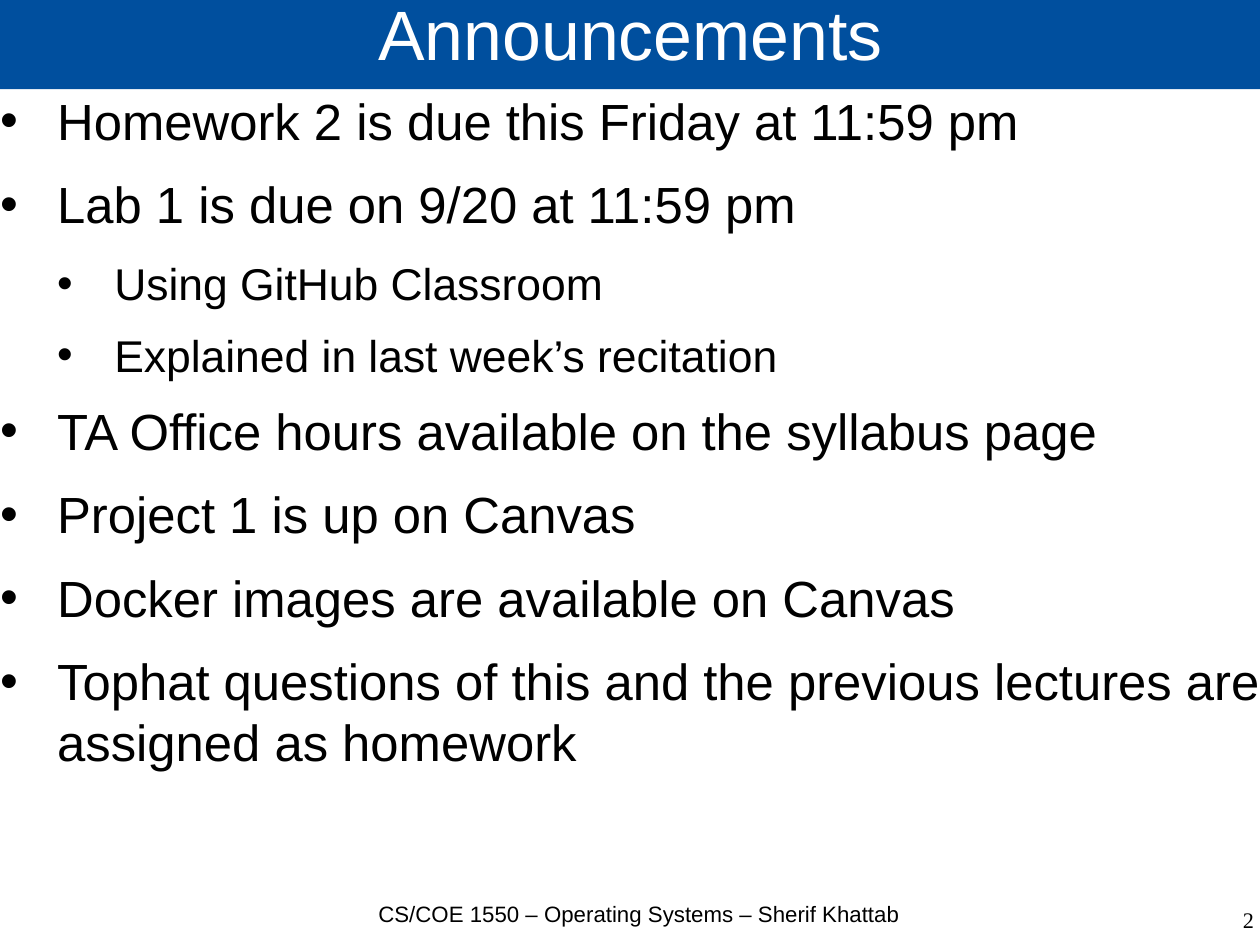
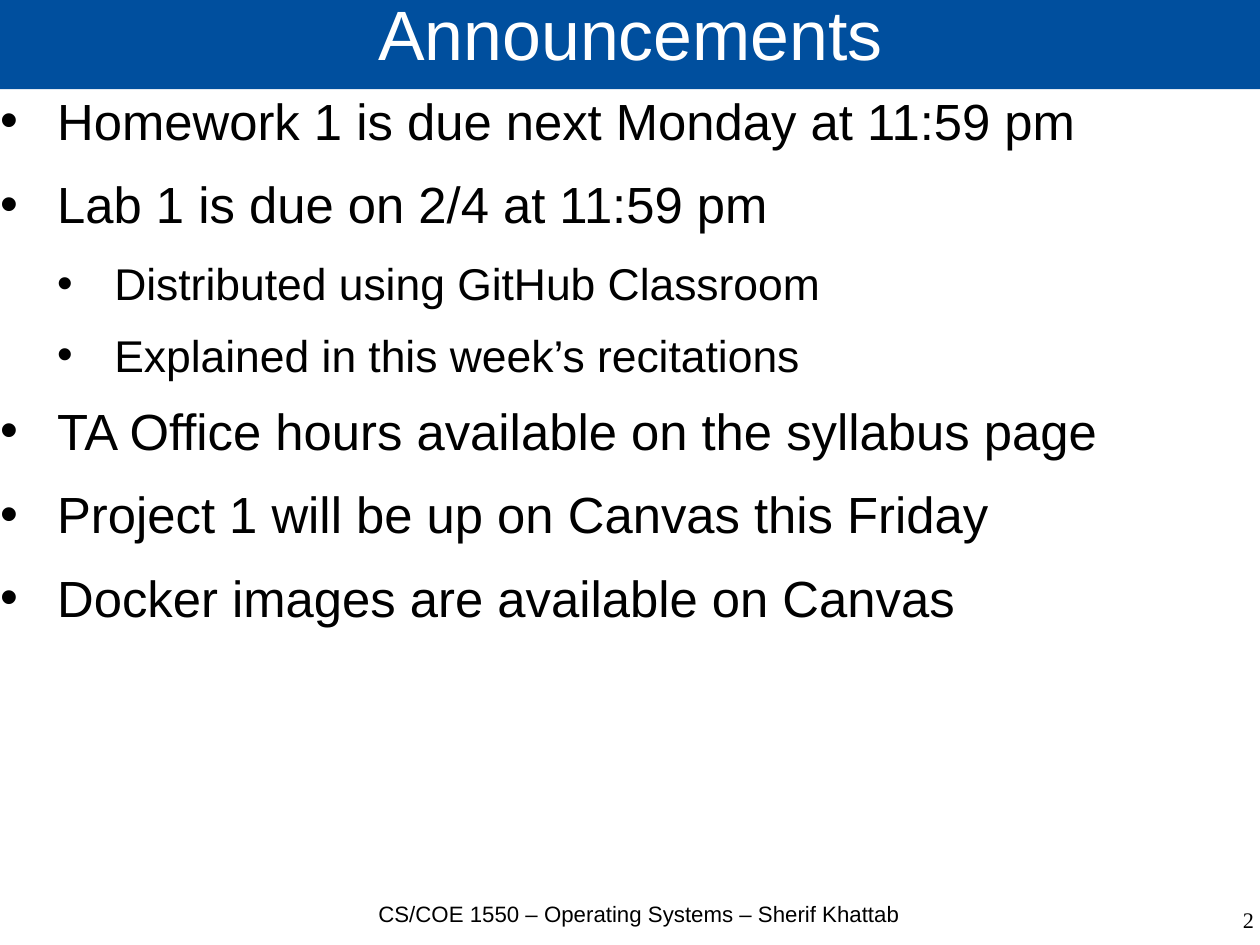
Before and after one commit to cs1550-2224/cs1550-code-handouts, a slide deck: slide 2 of DraftSlides/Lecture3.pptx. Drawn at 1260x945 pixels with LibreOffice and Linux fonts; fonts in the diff are those of the drawing. Boxes give left, top, right and bottom in pixels: in the first picture for what was removed or moved away, otherwise in the second. Text is boxed around its words. In the diff, an @@ line names an element or a change of style, - is before the commit and + after.

```diff
--- a/DraftSlides/Lecture3.pptx
+++ b/DraftSlides/Lecture3.pptx
@@ text at (57, 103, 1075, 381): text changed; size 32 to 28 pt @@
-• Homework 2 is due this Friday at 11:59 pm
-• Lab 1 is due on 9/20 at 11:59 pm
-  • Using GitHub Classroom
-  • Explained in last week’s recitation
+• Homework 1 is due next Monday at 11:59 pm
+• Lab 1 is due on 2/4 at 11:59 pm
+  • Distributed using GitHub Classroom
+  • Explained in this week’s recitations
@@ text at (57, 496, 988, 544): text changed @@
-• Project 1 is up on Canvas
+• Project 1 will be up on Canvas this Friday
@@ text at (57, 663, 1259, 772): paragraph removed @@
-• Tophat questions of this and the previous lectures are assigned as homework
```
Also in this commit, not shown: 12 other slides changed, 11 slides added, 2 slides removed, 2 other files.
